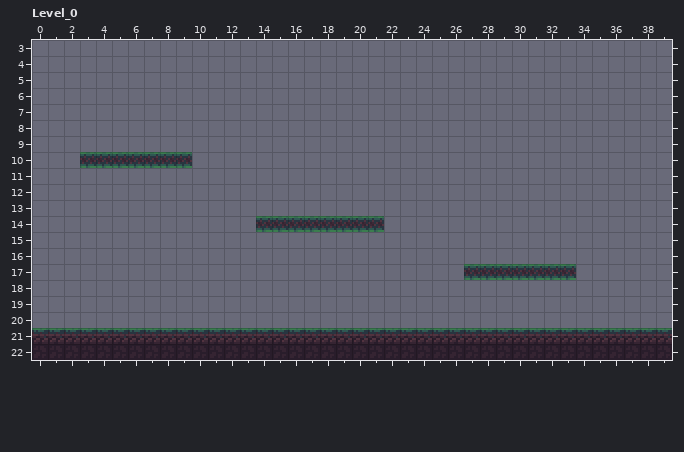
Two versions of a level (LDtk project, levels/game3.ldtk). The picture above was drawn from the file before the commit.
Cells are 8x8 px. Shown: Level_0 x 0..39, y 3..22.
Once edited:
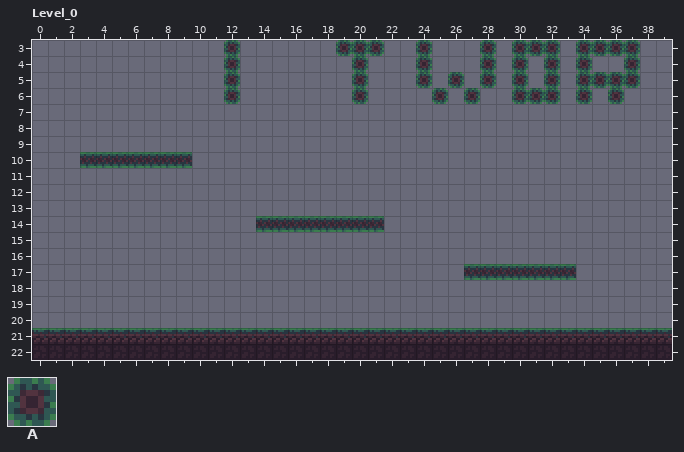
Key: from "Ground": A 86.
_ is an empty cell.
Commit message: Fix tiles loading
Diff:
Layer "Ground":
The author put tile A in row 3 at x 12, 19 to 21, 24, 28, 30 to 32 and 34 to 37; in row 4 at x 12, 20, 24, 28, 30, 32, 34 and 37; in row 5 at x 12, 20, 24, 26, 28, 30, 32 and 34 to 37; in row 6 at x 12, 20, 25, 27, 30 to 32, 34 and 36.
